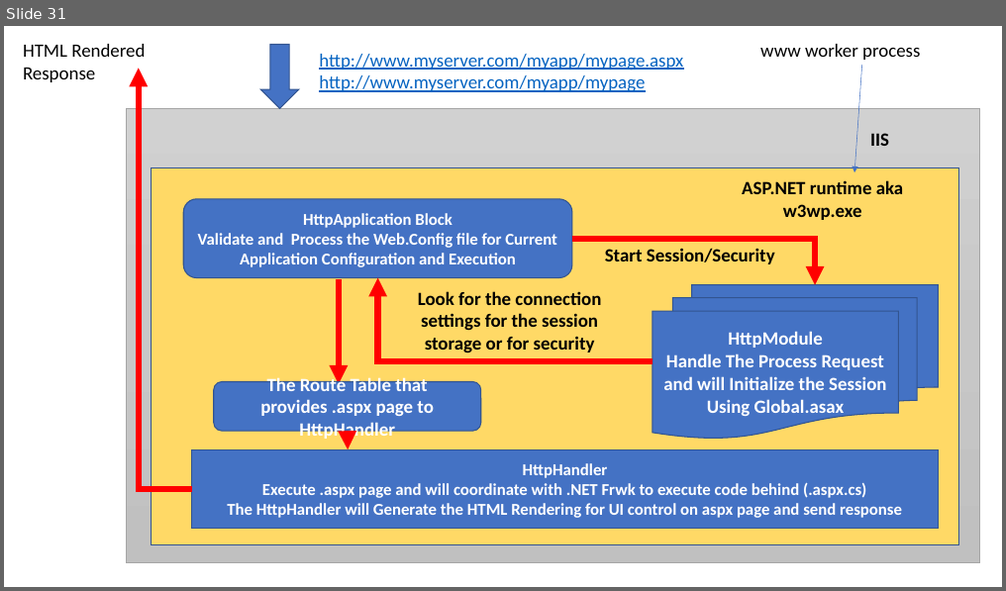
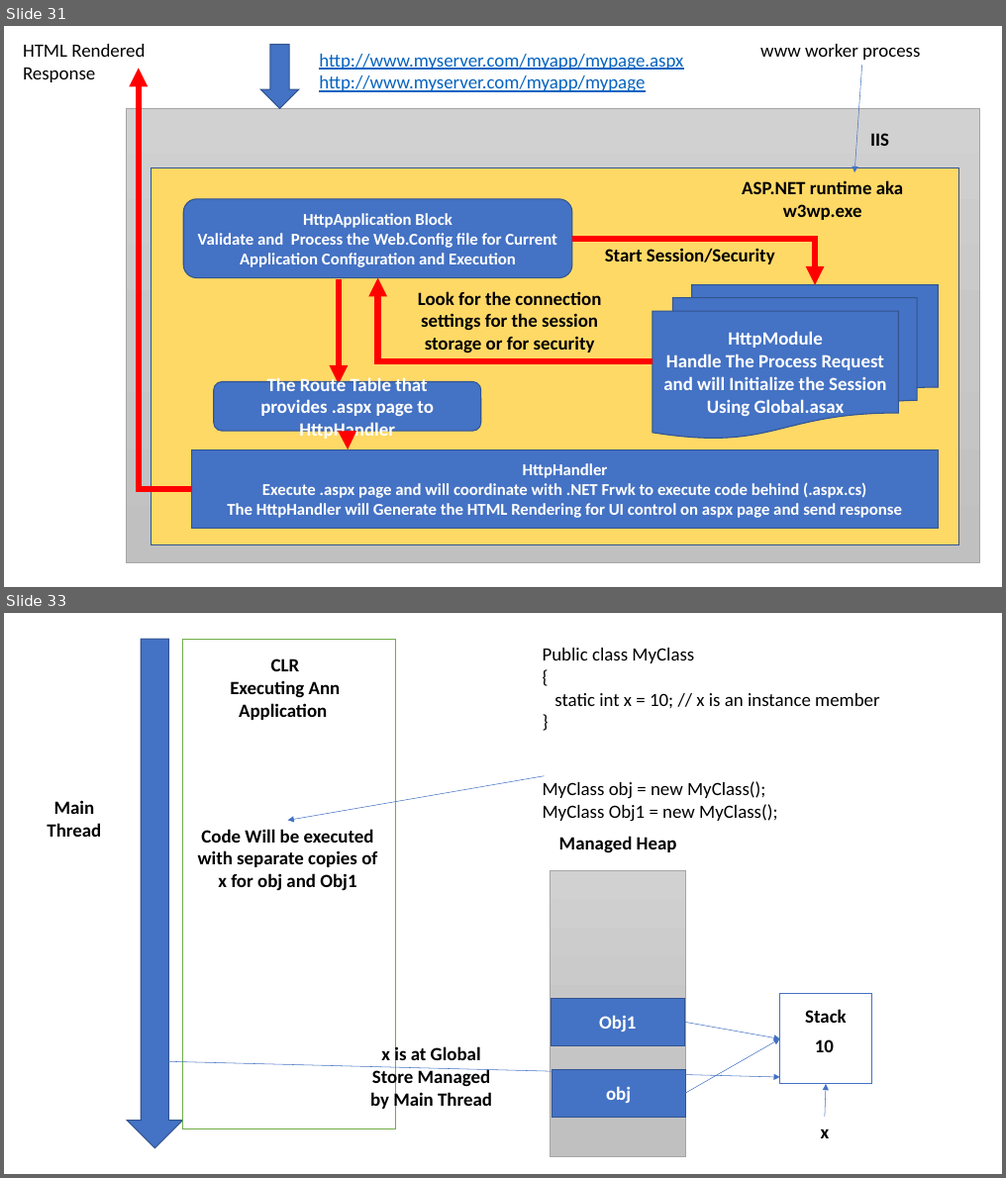
Before and after one commit to maheshsabnis/NetFrwk_Projects, a slide deck: Training-Images.pptx. Shown one above the other, each under a label of ours: slide 31 before the commit, slides 31 and 33 after it; the slides between them are not shown. The pictures are 1006x591 and 1006x1178 pixels, drawn with LibreOffice and Linux fonts; fonts in the diff are those of the drawing. Boxes give left, top, right and bottom in pixels: in the first picture for what was removed or moved away, otherwise in the second. Text is boxed around its words. In the diff, an @@ line names an element or a change of style, - is before the commit and + after.

```diff
--- a/Training-Images.pptx
+++ b/Training-Images.pptx
@@ slide 33 added at [4,613,1002,1174], background #FFFFFF @@
@@ down arrow added at [127,639,182,1149], fill #4472C4, outline #325491 1 pt @@
@@ rectangle added at [183,639,396,1130], fill #FFFFFF, outline #70AD47 1 pt @@
@@ text added at [230,659,341,720], 18 pt, text #000000, bold @@
+CLR
+Executing Ann Application
@@ text added at [543,648,879,822], 18 pt, text #000000 @@
+Public class MyClass
+{
+static int x = 10; // x is an instance member
+}
+MyClass obj = new MyClass();
+MyClass Obj1 = new MyClass();
@@ arrow added from (544, 776) to (288, 820), #4472C4 0.5 pt @@
@@ text added at [47,800,101,837], 18 pt, text #000000, bold @@
+Main Thread
@@ text added at [198,829,377,891], 18 pt, text #000000, bold @@
+Code Will be executed with separate copies of x for obj and Obj1
@@ text added at [559,836,677,854], 18 pt, text #000000, bold @@
+Managed Heap
@@ rectangle added at [550,870,686,1157], fill gradient #D2D2D2 to #C8C8C8 to #C0C0C0, outline #A5A5A5 0.5 pt @@
@@ rectangle added at [551,998,685,1046], fill #4472C4, outline #325491 1 pt, 18 pt, text #FFFFFF, bold @@
+Obj1
@@ rectangle added at [780,994,871,1084], fill #FFFFFF, outline #4472C4 1 pt @@
@@ arrow added from (684, 1023) to (780, 1039), #4472C4 0.5 pt @@
@@ text added at [805,1009,846,1023], 18 pt, text #000000, bold @@
+Stack
@@ text added at [370,1046,492,1111], 18 pt, text #000000, bold @@
+x is at Global Store Managed by Main Thread
@@ arrow added from (685, 1093) to (780, 1039), #4472C4 0.5 pt @@
@@ text added at [815,1040,834,1053], 18 pt, text #000000, bold @@
+10
@@ arrow added from (155, 1061) to (780, 1077), #4472C4 0.5 pt @@
@@ rectangle added at [552,1069,686,1117], fill #4472C4, outline #325491 1 pt, 18 pt, text #FFFFFF, bold @@
+obj
@@ arrow added from (825, 1117) to (826, 1084), #4472C4 0.5 pt @@
@@ text added at [821,1129,830,1139], 18 pt, text #000000, bold @@
+x
```
Also in this commit, not shown: 4 other slides added, 18 other files.
